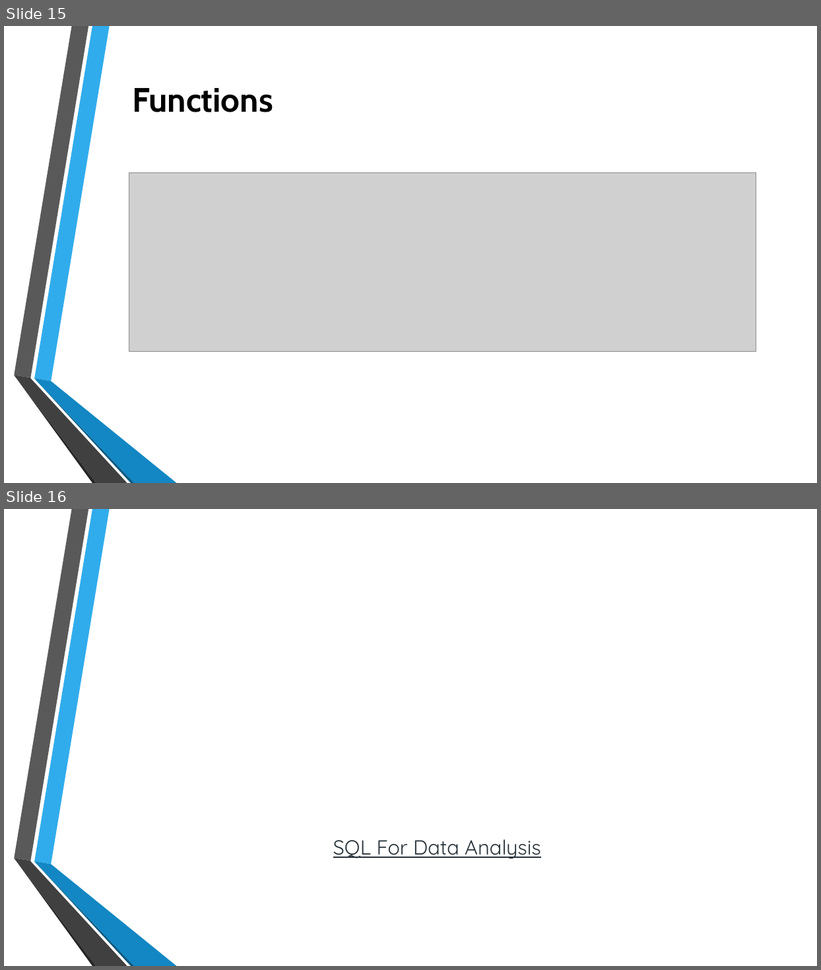
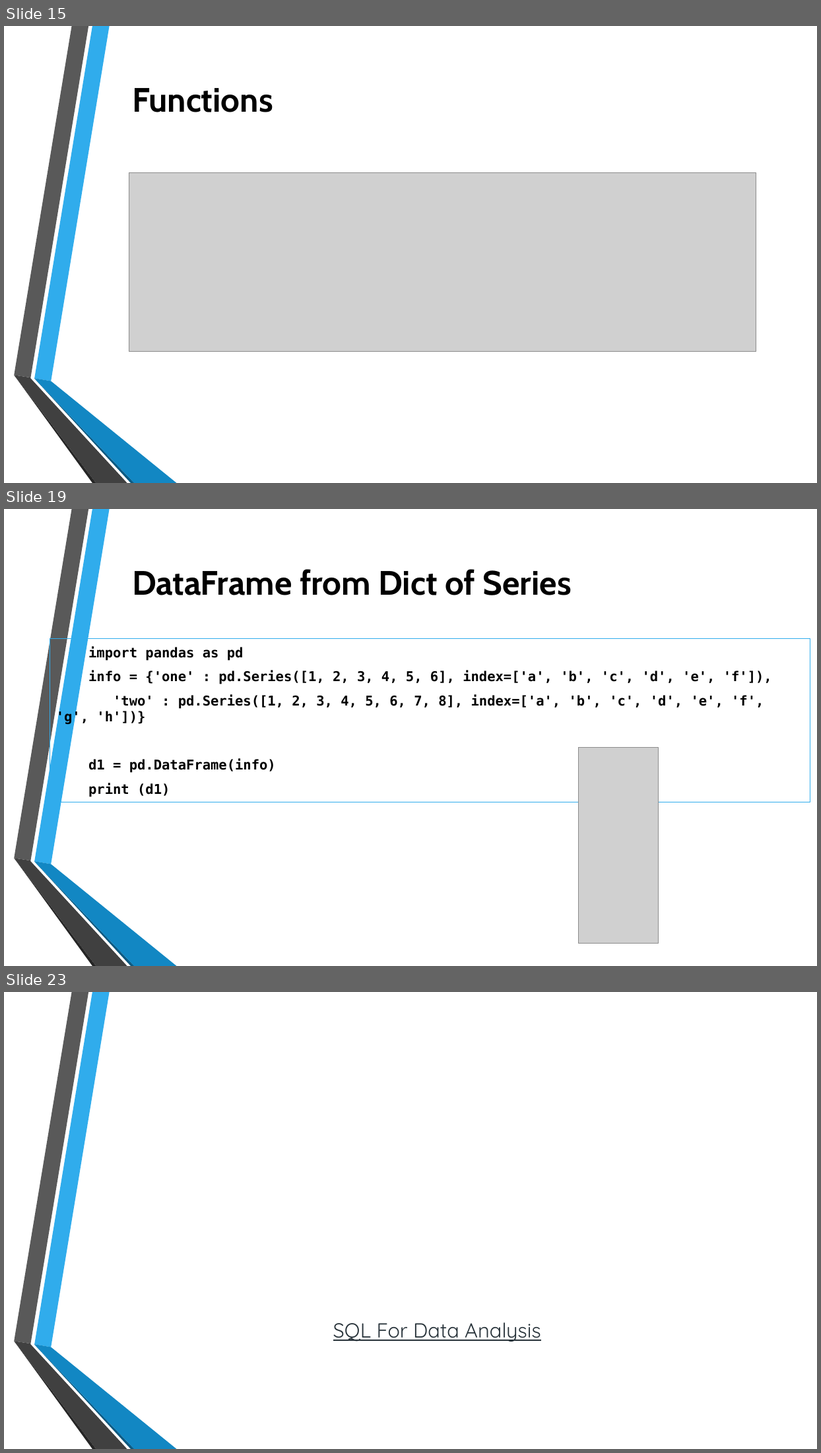
Before and after one commit to thetnaingtunerp/dax, a slide deck: PythonDAX/Data Analysis with Python.pptx. Shown one above the other, each under a label of ours: slides 15 and 16 before the commit, slides 15, 19 and 23 after it; the slides between them are not shown. The pictures are 821x970 and 821x1453 pixels, drawn with LibreOffice and Linux fonts; fonts in the diff are those of the drawing; grey boxes stand for pictures; background and template pictures are left out. Boxes give left, top, right and bottom in pixels: in the first picture for what was removed or moved away, otherwise in the second. Text is boxed around its words. In the diff, an @@ line names an element or a change of style, - is before the commit and + after.

```diff
--- a/PythonDAX/Data Analysis with Python.pptx
+++ b/PythonDAX/Data Analysis with Python.pptx
@@ slide 19 added at [4,509,817,966], background picture (left out); not listed: 6 template elements that a slide beside it also shows @@
@@ title added at [132,569,572,595], 40 pt, text #000000, bold @@
+DataFrame from Dict of Series
@@ text added at [50,639,810,803], outline #30ACEC 0.75 pt, 16 pt, text #000000, bold @@
+import pandas as pd
+info = {'one' : pd.Series([1, 2, 3, 4, 5, 6], index=['a', 'b', 'c', 'd', 'e', 'f']),
+'two' : pd.Series([1, 2, 3, 4, 5, 6, 7, 8], index=['a', 'b', 'c', 'd', 'e', 'f', 'g', 'h'])}
+d1 = pd.DataFrame(info)
+print (d1)
@@ picture added at [579,747,659,944] @@
@@ what was slide 16 is now slide 23 @@
```
Also in this commit, not shown: 6 other slides added.
